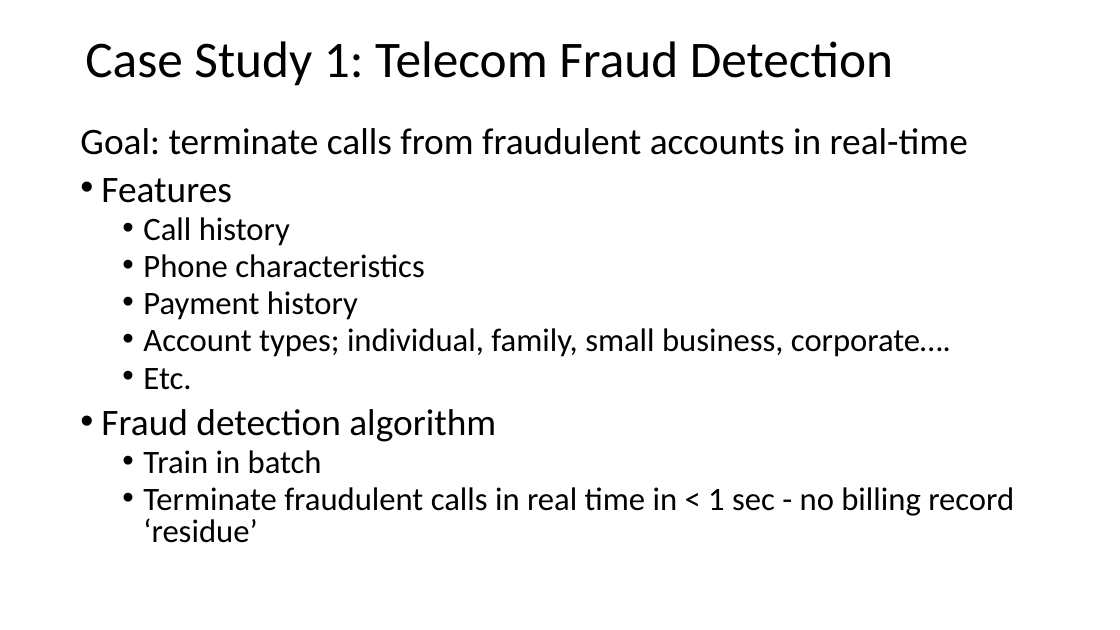
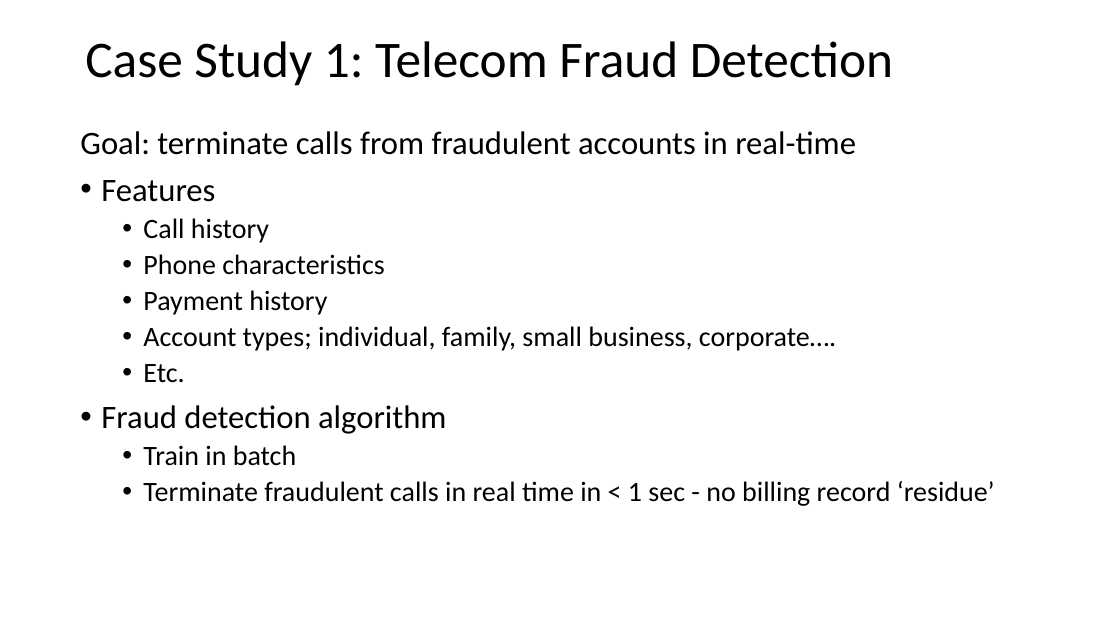
Before and after one commit to harelgabainew/school1, a slide deck: slide 15 of slides/2_StreamingAnalytics.pptx. Drawn at 1120x630 pixels with LibreOffice and Linux fonts; fonts in the diff are those of the drawing. Boxes give left, top, right and bottom in pixels: in the first picture for what was removed or moved away, otherwise in the second. Text is boxed around its words. In the diff, an @@ line names an element or a change of style, - is before the commit and + after.

```diff
--- a/slides/2_StreamingAnalytics.pptx
+++ b/slides/2_StreamingAnalytics.pptx
@@ text "Goal: terminate calls from fraudulent ..." at (80,131,995,506): size 32 to 28 pt in "Goal: terminate calls from fraudulent accounts in ...", "Features", "Fraud detection algorithm"; size 28 to 24 pt in "Call history", "Phone characteristics", "Payment history", "Account types; individual, family, small business, corporate ..." and 3 more places; line spacing 0.8 to 0.9 @@
```
Also in this commit, not shown: 27 other slides changed, 13 slides added, 1 slide removed.
